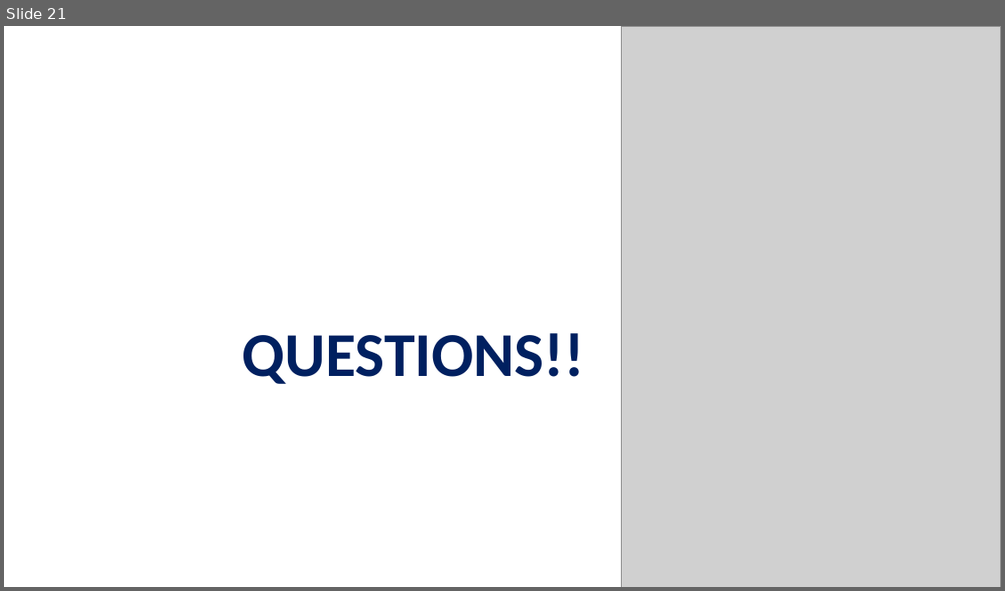
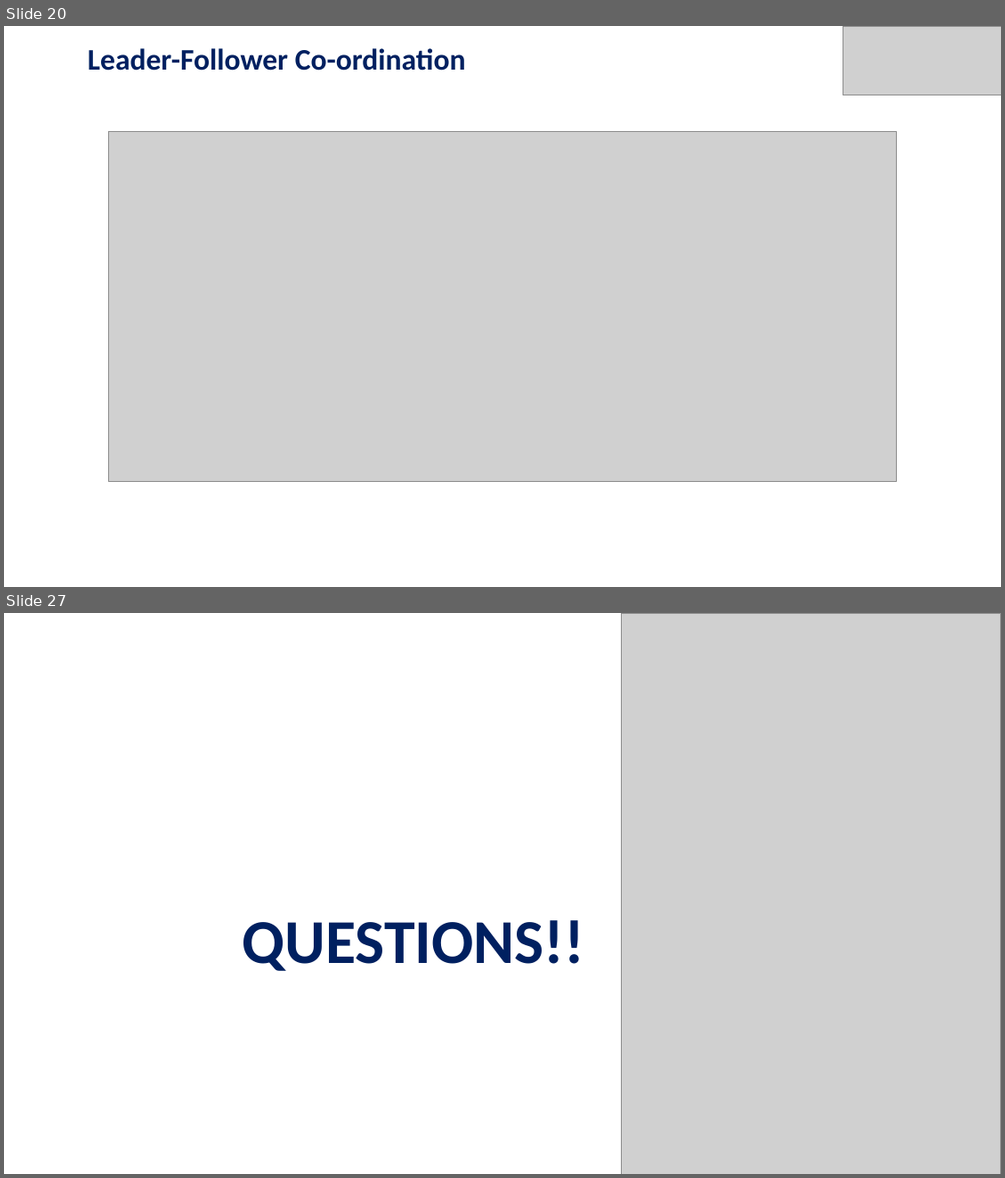
Before and after one commit to anand6105/MSE_QRBOT, a slide deck: docs/QUICK_RESCUE_BOT.pptx. Shown one above the other, each under a label of ours: slide 21 before the commit, slides 20 and 27 after it; the slides between them are not shown. The pictures are 1005x591 and 1005x1178 pixels, drawn with LibreOffice and Linux fonts; fonts in the diff are those of the drawing; grey boxes stand for pictures. Boxes give left, top, right and bottom in pixels: in the first picture for what was removed or moved away, otherwise in the second. Text is boxed around its words. In the diff, an @@ line names an element or a change of style, - is before the commit and + after.

```diff
--- a/docs/QUICK_RESCUE_BOT.pptx
+++ b/docs/QUICK_RESCUE_BOT.pptx
@@ slide 20 added at bbox=[4, 26, 1001, 587], background #FFFFFF @@
@@ title added at bbox=[88, 48, 466, 70], 28.8 pt, text #002060, bold @@
+Leader-Follower Co-ordination
@@ picture added at bbox=[843, 26, 1001, 95] @@
@@ picture added at bbox=[109, 131, 897, 482] @@
@@ what was slide 21 is now slide 27 @@
```
Also in this commit, not shown: 17 slides changed, 7 other slides added, 2 slides removed.
